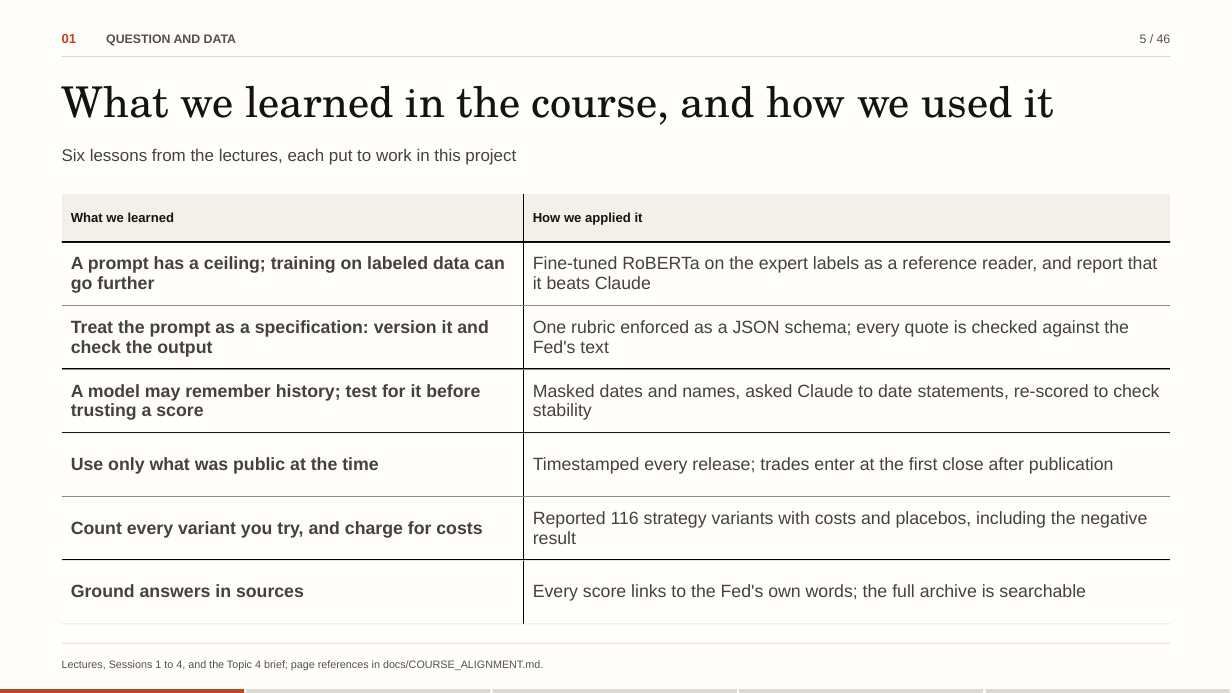
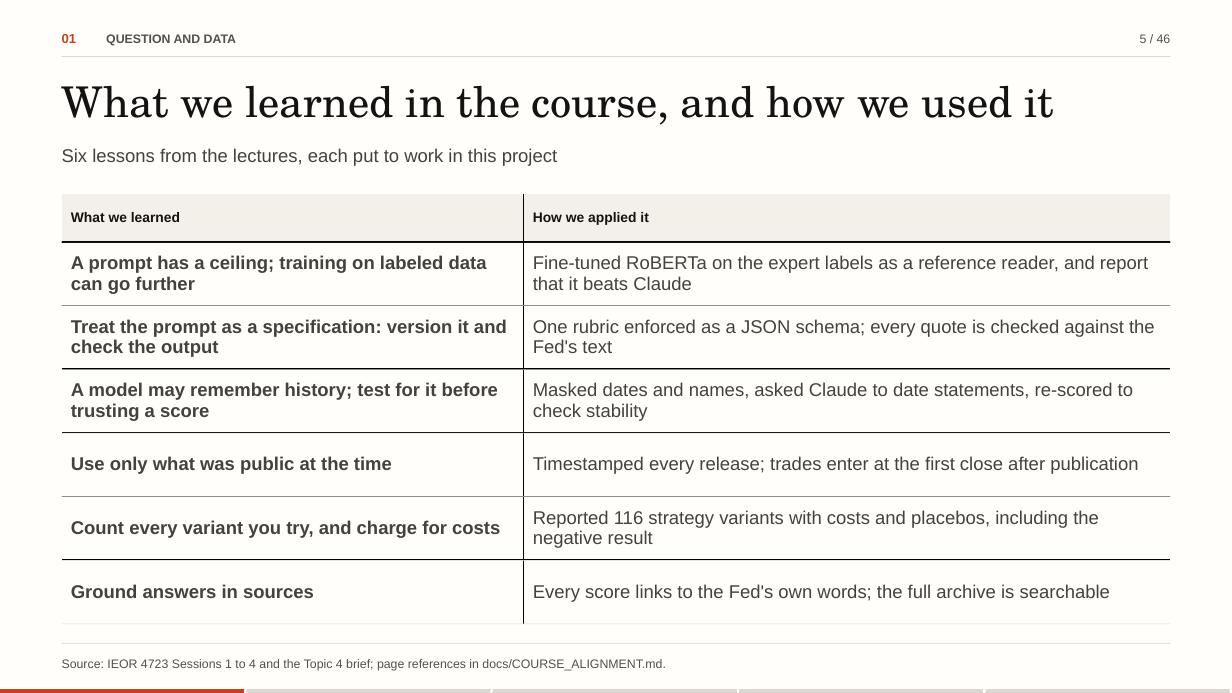
Before and after one commit to flukier1016/fomc-tone-lab, a slide deck: slide 5 of docs/slides/FOMC-Tone-Lab-editable.pptx. Drawn at 1232x693 pixels with LibreOffice and Linux fonts; fonts in the diff are those of the drawing. Boxes give left, top, right and bottom in pixels: in the first picture for what was removed or moved away, otherwise in the second. Text is boxed around its words. In the diff, an @@ line names an element or a change of style, - is before the commit and + after.

Commit message:
Sync with revision 3430cea
The deck now names the public repository on its first and last slides, keeps one-line source footers and a list-style contents page; the write-up is set in the course homework style with references at the end; SUBMISSION.md is a short guide for graders.

```diff
--- a/docs/slides/FOMC-Tone-Lab-editable.pptx
+++ b/docs/slides/FOMC-Tone-Lab-editable.pptx
@@ text "Six lessons from the lectures, ..." at <box>62,148,557,166</box>: size 13.2 to 14.4 pt @@
@@ table at <box>62,194,1171,624</box> @@
@@ size 10.2 to 10.8 pt in "What we learned", "How we applied it" @@
@@ size 13.8 to 14.4 pt @@
@@ text at <box>62,659,665,671</box>: text changed; size 8.4 to 9.6 pt @@
-Lectures, Sessions 1 to 4, and the Topic 4 brief; page references in docs/COURSE_ALIGNMENT.md.
+Source: IEOR 4723 Sessions 1 to 4 and the Topic 4 brief; page references in docs/COURSE_ALIGNMENT.md.
```
Also in this commit, not shown: 45 other slides changed, 20 other files.
